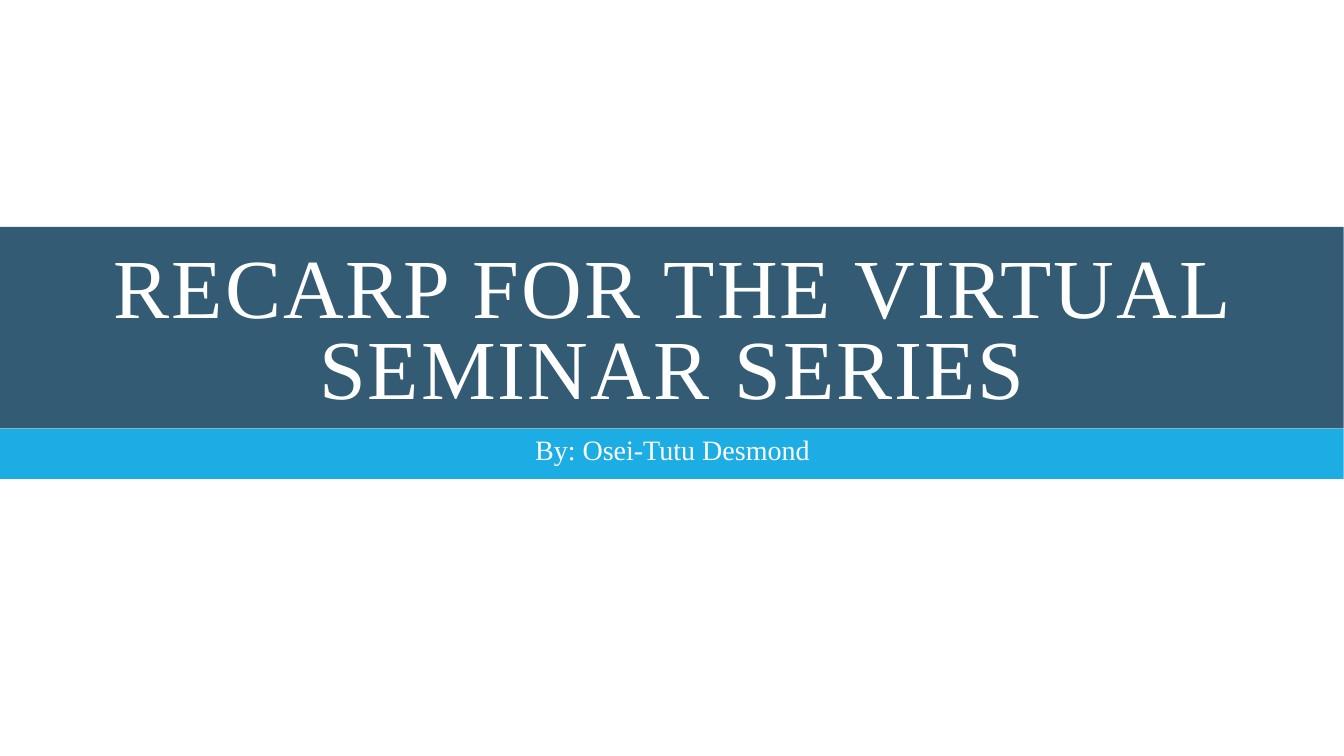
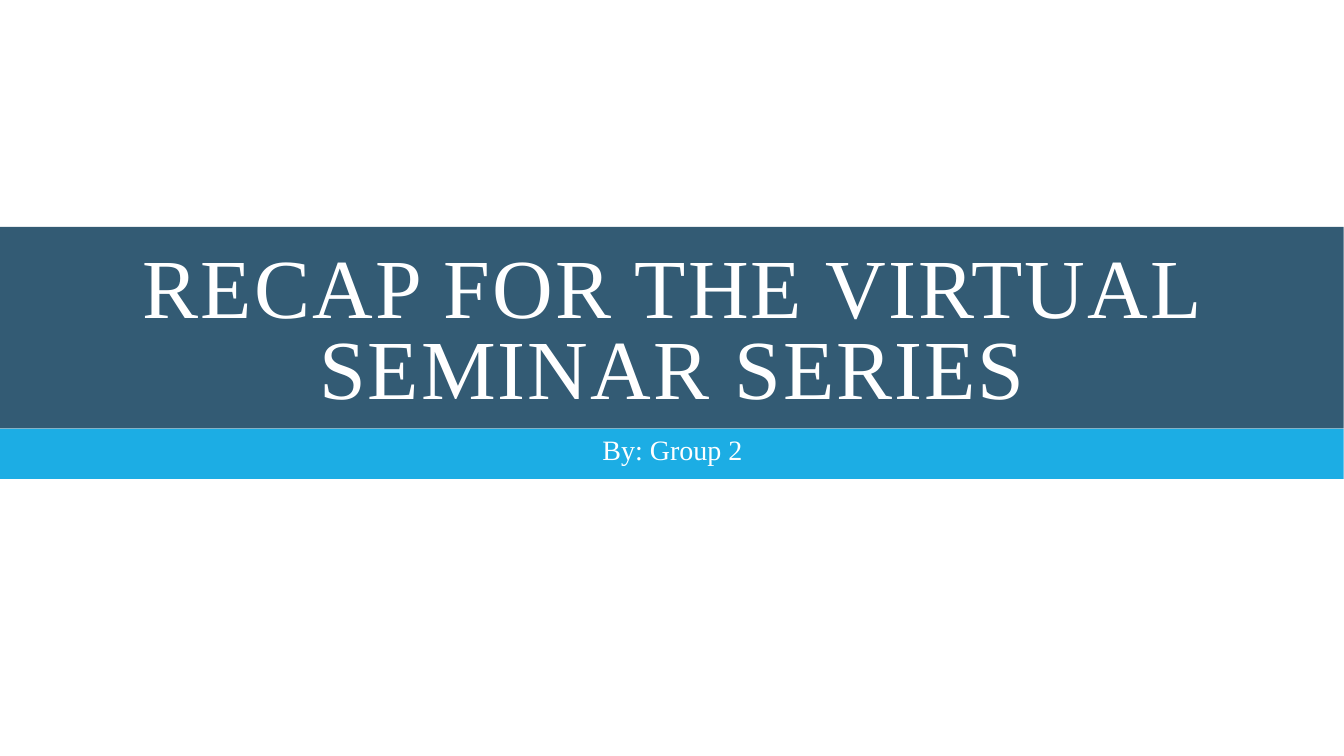
Before and after one commit to Desmond-123/JNAA_LAB, a slide deck: slide 1 of RECAP - Copy.pptx. Drawn at 1344x756 pixels with LibreOffice and Linux fonts; fonts in the diff are those of the drawing. Boxes give left, top, right and bottom in pixels: in the first picture for what was removed or moved away, otherwise in the second. Text is boxed around its words. In the diff, an @@ line names an element or a change of style, - is before the commit and + after.

```diff
--- a/RECAP - Copy.pptx
+++ b/RECAP - Copy.pptx
@@ title at <box>143,262,1202,400</box>: text changed @@
-RECARP FOR THE VIRTUAL SEMINAR SERIES
+RECAP FOR THE VIRTUAL SEMINAR SERIES
@@ subtitle at <box>602,441,742,466</box>: text changed @@
-By: Osei-Tutu Desmond
+By: Group 2
```
Also in this commit, not shown: 1 slide added, 1 slide removed.
